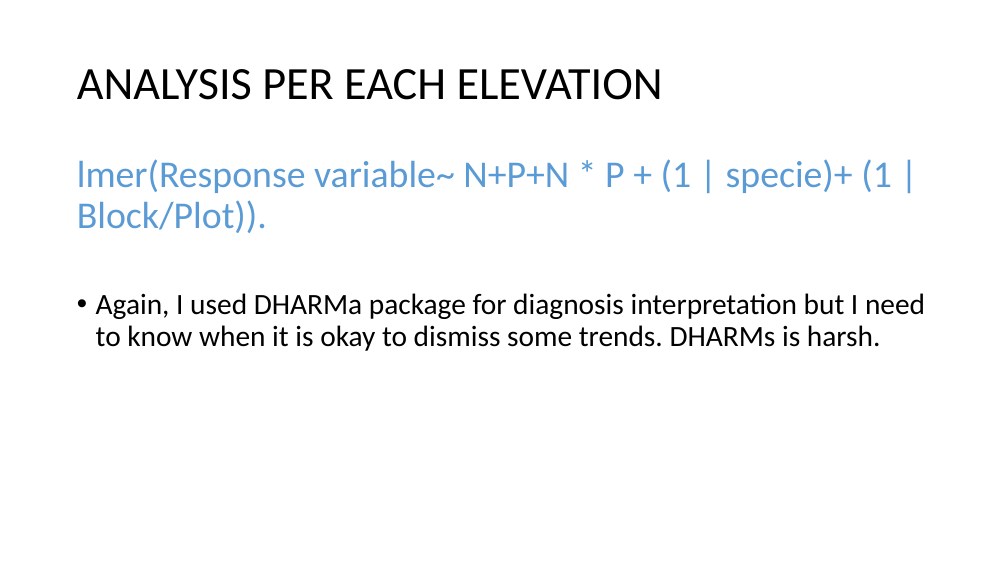
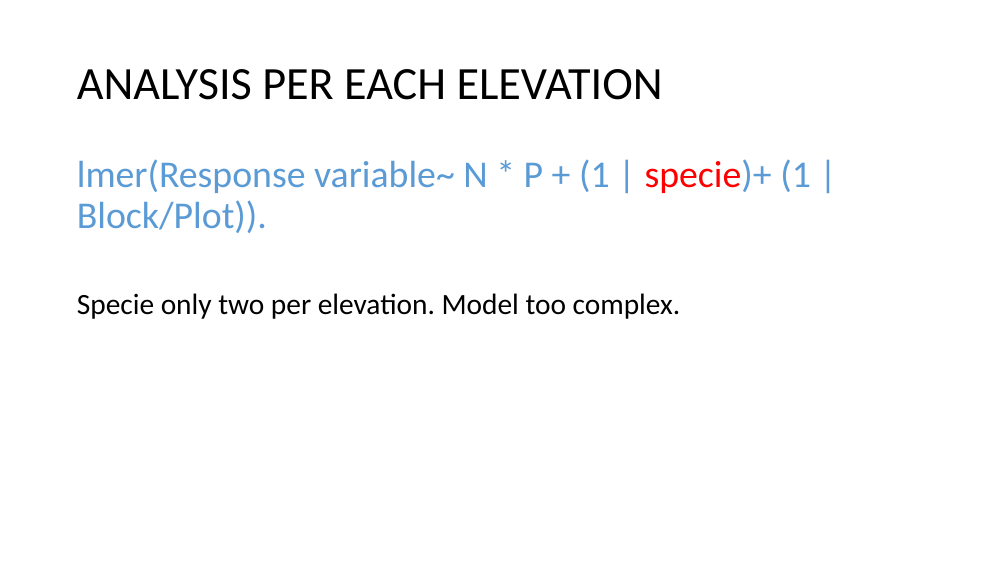
Before and after one commit to ajchavez94/NUMEX_preliminar, a slide deck: slide 18 of NUMEX_pre_RStudio/NUMEX results.pptx (slide 16 before the commit). Drawn at 1008x567 pixels with LibreOffice and Linux fonts; fonts in the diff are those of the drawing. Boxes give left, top, right and bottom in pixels: in the first picture for what was removed or moved away, otherwise in the second. Text is boxed around its words. In the diff, an @@ line names an element or a change of style, - is before the commit and + after.

```diff
--- a/NUMEX_pre_RStudio/NUMEX results.pptx
+++ b/NUMEX_pre_RStudio/NUMEX results.pptx
@@ text at <box>77,159,811,319</box>: text changed; size 28 to 36 pt; text colour #000000 to #5B9BD5 @@
-lmer(Response variable~ N+P+N * P + (1 | specie)+ (1 | Block/Plot)).
-• Again, I used DHARMa package for diagnosis interpretation but I need to know when it is okay to dismiss some trends. DHARMs is harsh.
+lmer(Response variable~ N * P + (1 | specie)+ (1 | Block/Plot)).
+Specie only two per elevation. Model too complex.
```
Also in this commit, not shown: 5 other slides changed, 2 slides added, 16 other files.
